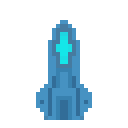
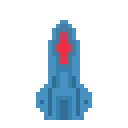
Layered file, before and after one edit (128×128). Changes by layer:
added layer "Layer 1 copy" above "Layer 1" over [56, 32, 72, 64]
